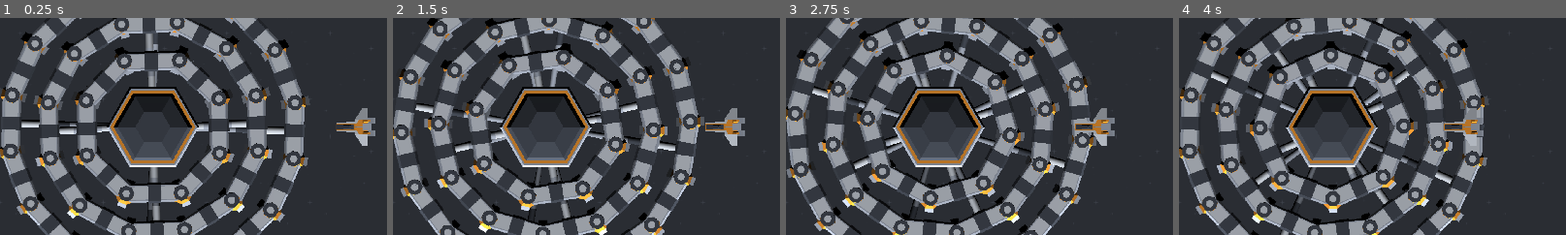
Above: before the commit, frames 1-4 (left to right).
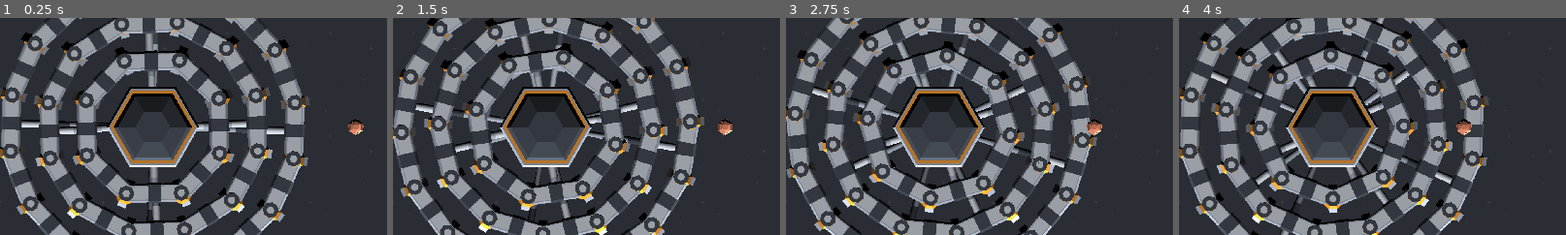
Above: after the commit, the same moments.

Repository: Wrzlprnft/ProtectPortPolyPls
Game: Godot game, scene res://scenes/Main.tscn
Same seed, same stepped clock (60 frames per second), same inputs: the game is played once before the commit and once after it.
Inputs (mouse positions are % of the whole screen's width and height, from its top left):
- Up to frame 1 (0.25 s): no input
- Up to frame 2 (1.5 s): click "Pause" at 0.5 s; click "Restart" at 1.25 s
- Up to frame 3 (2.75 s): click "Restart" at 2 s
- Up to frame 4 (4 s): click "Restart" at 2.75 s; move the mouse to (72, 45) at 3.52 s; click (72, 45) at 3.67 s
The pictures show only the part of the screen within x 20-70%, y 25-75%; the shares and areas given below are measured in that part.

The runs differ from the first frame. In frame 1, 0.8% of the frame differs, in the area x 86-97%, y 41-59%; in frame 2, 0.8%; in frame 3, 0.8%, in the area x 74-85%, y 41-59%; in frame 4, 0.8%.

Commit message:
added basic gameplay

Diff:
--- a/scenes/Enemy.tscn
+++ b/scenes/Enemy.tscn
@@ -1,19 +1,20 @@
-[gd_scene load_steps=3 format=2]
+[gd_scene load_steps=4 format=2]
 
-[ext_resource path="res://assets/models/CraftSpeederA/craft_speederA.obj" type="ArrayMesh" id=1]
+[ext_resource path="res://assets/models/Meteor/meteor_detailed.obj" type="ArrayMesh" id=1]
+[ext_resource path="res://scripts/Enemy.gd" type="Script" id=2]
 
-[sub_resource type="BoxShape" id=1]
-extents = Vector3( 0.185982, 0.259204, 1.05182 )
+[sub_resource type="SphereShape" id=1]
+radius = 0.450676
 
-[node name="Enemy" type="KinematicBody"]
+[node name="Enemy" type="KinematicBody" groups=[
+"enemies",
+]]
+script = ExtResource( 2 )
 
 [node name="MeshInstance" type="MeshInstance" parent="."]
 transform = Transform( -1, 0, -8.74228e-08, 0, 1, 0, 8.74228e-08, 0, -1, 0, 0, 0 )
 mesh = ExtResource( 1 )
 material/0 = null
-material/1 = null
-material/2 = null
-material/3 = null
 
 [node name="CollisionShape" type="CollisionShape" parent="."]
 transform = Transform( 1, 0, 0, 0, 1, 0, 0, 0, 1, 0, 0.375204, 0 )
--- /dev/null
+++ b/scenes/Laserbeam.tscn
@@ -0,0 +1,12 @@
+[gd_scene load_steps=3 format=2]
+
+[ext_resource path="res://assets/laserBlue13.png" type="Texture" id=1]
+[ext_resource path="res://scripts/Laserbeam.gd" type="Script" id=2]
+
+[node name="Laserbeam" type="Spatial"]
+script = ExtResource( 2 )
+
+[node name="Sprite3D" type="Sprite3D" parent="."]
+transform = Transform( 1, 0, 0, 0, 1, 0, 0, 0, 2, 0, 0, -0.5 )
+axis = 1
+texture = ExtResource( 1 )
--- a/scenes/Main.tscn
+++ b/scenes/Main.tscn
@@ -1,7 +1,7 @@
-[gd_scene load_steps=27 format=2]
+[gd_scene load_steps=29 format=2]
 
 [ext_resource path="res://scripts/Main.gd" type="Script" id=1]
-[ext_resource path="res://scripts/Enemy.gd" type="Script" id=2]
+[ext_resource path="res://scenes/Laserbeam.tscn" type="PackedScene" id=2]
 [ext_resource path="res://scenes/Enemy.tscn" type="PackedScene" id=3]
 [ext_resource path="res://assets/ui/metalPanel.png" type="Texture" id=4]
 [ext_resource path="res://scripts/Ring.gd" type="Script" id=5]
@@ -23,6 +23,8 @@
 [ext_resource path="res://scenes/RingSegment2.tscn" type="PackedScene" id=21]
 [ext_resource path="res://scenes/RingSegment1.tscn" type="PackedScene" id=22]
 [ext_resource path="res://scripts/ViewportContainer.gd" type="Script" id=23]
+[ext_resource path="res://assets/crosshair120.png" type="Texture" id=25]
+[ext_resource path="res://assets/ui/turret_double_SE.png" type="Texture" id=26]
 
 [sub_resource type="SphereShape" id=1]
 radius = 1.69884
@@ -325,7 +327,7 @@
 material/1 = null
 
 [node name="rocket_sidesA" type="MeshInstance" parent="ViewportContainer/Viewport/Core"]
-transform = Transform( 1, 0, 0, 0, 1, 0, 0, 0, 1, 0, -6.09192, 0 )
+transform = Transform( 1, 0, 0, 0, 1, 0, 0, 0, 1, 0.0173054, -6.09192, -0.00317733 )
 mesh = ExtResource( 18 )
 material/0 = null
 material/1 = null
@@ -606,6 +608,9 @@
 material/0 = null
 material/1 = null
 material/2 = null
+
+[node name="Enemy" parent="ViewportContainer/Viewport" instance=ExtResource( 3 )]
+transform = Transform( 1, 0, 0, 0, 1, 0, 0, 0, 1, 11, 0, 0 )
 
 [node name="Camera" type="Camera" parent="ViewportContainer/Viewport"]
 transform = Transform( 1, 0, 0, 0, -2.86632e-10, 1, 0, -1, -2.86632e-10, 0, 7.61737, 0 )
@@ -614,10 +619,6 @@
 fov = 120.0
 size = 23.1
 
-[node name="Enemy" parent="ViewportContainer/Viewport" instance=ExtResource( 3 )]
-transform = Transform( 1, 0, 0, 0, 1, 0, 0, 0, 1, 11, 0, 0 )
-script = ExtResource( 2 )
-
 [node name="BakedLightmap" type="BakedLightmap" parent="ViewportContainer/Viewport"]
 extents = Vector3( 25, 19, 20 )
 
@@ -626,3 +627,41 @@
 
 [node name="WorldEnvironment" type="WorldEnvironment" parent="ViewportContainer/Viewport"]
 environment = SubResource( 3 )
+
+[node name="Laserbeam" parent="ViewportContainer/Viewport" instance=ExtResource( 2 )]
+
+[node name="Mount" type="TextureRect" parent="ViewportContainer"]
+visible = false
+modulate = Color( 1, 0, 0, 1 )
+texture = ExtResource( 25 )
+
+[node name="NinePatchRect" type="NinePatchRect" parent="ViewportContainer"]
+visible = false
+anchor_left = 0.5
+anchor_top = 0.5
+anchor_right = 0.5
+anchor_bottom = 0.5
+margin_left = -50.0
+margin_top = -50.0
+margin_right = 50.0
+margin_bottom = 50.0
+texture = ExtResource( 4 )
+patch_margin_left = 10
+patch_margin_top = 10
+patch_margin_right = 10
+patch_margin_bottom = 10
+
+[node name="Button" type="Button" parent="ViewportContainer/NinePatchRect"]
+anchor_left = 0.1
+anchor_top = 0.1
+anchor_right = 0.9
+anchor_bottom = 0.9
+margin_right = 12.0
+margin_bottom = 20.0
+rect_scale = Vector2( 0.767, 0.798 )
+icon = ExtResource( 26 )
+__meta__ = {
+"_edit_use_anchors_": false
+}
+
+[connection signal="pressed" from="ViewportContainer/NinePatchRect/Button" to="ViewportContainer" method="_on_Button_pressed"]
--- a/scenes/RingSegment1.tscn
+++ b/scenes/RingSegment1.tscn
@@ -1,15 +1,20 @@
-[gd_scene load_steps=3 format=2]
+[gd_scene load_steps=5 format=2]
 
 [ext_resource path="res://assets/models/Ring/machine_barrelLarge.obj" type="ArrayMesh" id=1]
 [ext_resource path="res://assets/models/Ring/hangar_largeB.obj" type="ArrayMesh" id=2]
+[ext_resource path="res://scripts/TurretMount.gd" type="Script" id=3]
+
+[sub_resource type="CapsuleShape" id=1]
+radius = 0.4
 
 [node name="RingSegment3" type="Spatial"]
 
 [node name="Spatial" type="Spatial" parent="."]
 transform = Transform( 1, 0, 0, 0, 1, 0, 0, 0, 1, 3.5, 0, 0 )
 
-[node name="TurretMount" type="Spatial" parent="Spatial"]
+[node name="TurretMount" type="StaticBody" parent="Spatial"]
 transform = Transform( 1.84776, 0, -0.765367, 0, 1.01, 0, 0.765367, 0, 1.84776, 0, 0, 1.5 )
+script = ExtResource( 3 )
 
 [node name="machine_barrelLarge" type="MeshInstance" parent="Spatial/TurretMount"]
 transform = Transform( -1, 8.74228e-08, 0, -8.74228e-08, -1, 0, 0, 0, 1, 0, 0, 0 )
@@ -25,6 +30,13 @@
 material/1 = null
 material/2 = null
 material/3 = null
+
+[node name="CollisionShape" type="CollisionShape" parent="Spatial/TurretMount"]
+transform = Transform( 1, 0, 0, 0, -4.37114e-08, -1, 0, 1, -4.37114e-08, 0, 0, 0 )
+shape = SubResource( 1 )
+
+[node name="Position" type="Position3D" parent="Spatial/TurretMount"]
+transform = Transform( -1.49012e-08, 0, 1, 0, 1, 0, -1, 0, -1.49012e-08, 0, 0.5, 0 )
 
 [node name="MeshInstance" type="MeshInstance" parent="Spatial"]
 transform = Transform( 0.5, 0, 0, 0, 0.5, 0, 0, 0, 1, 0, 0, 0 )
@@ -53,3 +65,6 @@
 material/7 = null
 material/8 = null
 material/9 = null
+
+[connection signal="mouse_entered" from="Spatial/TurretMount" to="Spatial/TurretMount" method="_on_TurretMount_mouse_entered"]
+[connection signal="mouse_exited" from="Spatial/TurretMount" to="Spatial/TurretMount" method="_on_TurretMount_mouse_exited"]
--- a/scenes/RingSegment2.tscn
+++ b/scenes/RingSegment2.tscn
@@ -1,15 +1,21 @@
-[gd_scene load_steps=3 format=2]
+[gd_scene load_steps=5 format=2]
 
 [ext_resource path="res://assets/models/Ring/machine_barrelLarge.obj" type="ArrayMesh" id=1]
 [ext_resource path="res://assets/models/Ring/hangar_largeB.obj" type="ArrayMesh" id=2]
+[ext_resource path="res://scripts/TurretMount.gd" type="Script" id=3]
+
+[sub_resource type="CapsuleShape" id=1]
+radius = 0.4
 
 [node name="RingSegment3" type="Spatial"]
 
 [node name="Spatial" type="Spatial" parent="."]
 transform = Transform( 1, 0, 0, 0, 1, 0, 0, 0, 1, 5.5, 0, 0 )
 
-[node name="TurretMount" type="Spatial" parent="Spatial"]
+[node name="TurretMount" type="StaticBody" parent="Spatial"]
 transform = Transform( 1.93185, 0, -0.517638, 0, 1.01, 0, 0.517638, 0, 1.93185, 0, 0, 1.5 )
+script = ExtResource( 3 )
+ring_id = 2
 
 [node name="machine_barrelLarge" type="MeshInstance" parent="Spatial/TurretMount"]
 transform = Transform( -1, 8.74228e-08, 0, -8.74228e-08, -1, 0, 0, 0, 1, 0, 0, 0 )
@@ -25,6 +31,13 @@
 material/1 = null
 material/2 = null
 material/3 = null
+
+[node name="CollisionShape" type="CollisionShape" parent="Spatial/TurretMount"]
+transform = Transform( 1, 0, 0, 0, -4.37114e-08, -1, 0, 1, -4.37114e-08, 0, 0, 0 )
+shape = SubResource( 1 )
+
+[node name="Position" type="Position3D" parent="Spatial/TurretMount"]
+transform = Transform( -1.49012e-08, 0, 1, 0, 1, 0, -1, 0, -1.49012e-08, 0, 0.5, 0 )
 
 [node name="MeshInstance" type="MeshInstance" parent="Spatial"]
 transform = Transform( 0.5, 0, 0, 0, 0.5, 0, 0, 0, 1, 0, 0, 0 )
@@ -53,3 +66,6 @@
 material/7 = null
 material/8 = null
 material/9 = null
+
+[connection signal="mouse_entered" from="Spatial/TurretMount" to="Spatial/TurretMount" method="_on_TurretMount_mouse_entered"]
+[connection signal="mouse_exited" from="Spatial/TurretMount" to="Spatial/TurretMount" method="_on_TurretMount_mouse_exited"]
--- a/scenes/RingSegment3.tscn
+++ b/scenes/RingSegment3.tscn
@@ -5,7 +5,7 @@
 [ext_resource path="res://scripts/TurretMount.gd" type="Script" id=3]
 
 [sub_resource type="CapsuleShape" id=1]
-radius = 0.33
+radius = 0.4
 
 [node name="RingSegment3" type="Spatial"]
 
@@ -15,6 +15,7 @@
 [node name="TurretMount" type="StaticBody" parent="Spatial"]
 transform = Transform( 1.96157, 0, -0.390181, 0, 1.01, 0, 0.390181, 0, 1.96157, 0, 0, 1.5 )
 script = ExtResource( 3 )
+ring_id = 3
 
 [node name="machine_barrelLarge" type="MeshInstance" parent="Spatial/TurretMount"]
 transform = Transform( -1, 8.74228e-08, 0, -8.74228e-08, -1, 0, 0, 0, 1, 0, 0, 0 )
@@ -34,6 +35,9 @@
 [node name="CollisionShape" type="CollisionShape" parent="Spatial/TurretMount"]
 transform = Transform( 1, 0, 0, 0, -4.37114e-08, -1, 0, 1, -4.37114e-08, 0, 0, 0 )
 shape = SubResource( 1 )
+
+[node name="Position" type="Position3D" parent="Spatial/TurretMount"]
+transform = Transform( -1.49012e-08, 0, 1, 0, 1, 0, -1, 0, -1.49012e-08, 0, 0.5, 0 )
 
 [node name="MeshInstance" type="MeshInstance" parent="Spatial"]
 transform = Transform( 0.5, 0, 0, 0, 0.5, 0, 0, 0, 1, 0, 0, 0 )
@@ -64,3 +68,4 @@
 material/9 = null
 
 [connection signal="mouse_entered" from="Spatial/TurretMount" to="Spatial/TurretMount" method="_on_TurretMount_mouse_entered"]
+[connection signal="mouse_exited" from="Spatial/TurretMount" to="Spatial/TurretMount" method="_on_TurretMount_mouse_exited"]
--- /dev/null
+++ b/scenes/Turret.tscn
@@ -0,0 +1,27 @@
+[gd_scene load_steps=4 format=2]
+
+[ext_resource path="res://assets/models/Turrets/turret_double.obj" type="ArrayMesh" id=1]
+[ext_resource path="res://scripts/Turret.gd" type="Script" id=2]
+
+[sub_resource type="CylinderShape" id=1]
+radius = 7.5
+height = 42.0
+
+[node name="Turret" type="Area"]
+script = ExtResource( 2 )
+
+[node name="CollisionShape" type="CollisionShape" parent="."]
+shape = SubResource( 1 )
+
+[node name="MeshInstance" type="MeshInstance" parent="."]
+transform = Transform( -1, 0, -8.74228e-08, 0, 1, 0, 8.74228e-08, 0, -1, 0, 0, 0 )
+mesh = ExtResource( 1 )
+material/0 = null
+material/1 = null
+material/2 = null
+material/3 = null
+material/4 = null
+material/5 = null
+
+[connection signal="body_entered" from="." to="." method="_on_Turret_body_entered"]
+[connection signal="body_exited" from="." to="." method="_on_Turret_body_exited"]
--- a/scripts/Enemy.gd
+++ b/scripts/Enemy.gd
@@ -3,6 +3,8 @@
 
 export var velocity := 1
 var target := Vector3.ZERO
+
+var health := 3
 
 # Called when the node enters the scene tree for the first time.
 func _ready():
--- a/scripts/Events.gd
+++ b/scripts/Events.gd
@@ -4,3 +4,10 @@
 
 signal game_started()
 signal game_stopped()
+
+signal mount_entered(mount,ring_id)
+signal mount_exited(mount)
+signal mount_positon(pos)
+signal mount_selected()
+signal mount_deselected()
+signal build_turret(id)
--- /dev/null
+++ b/scripts/Laserbeam.gd
@@ -0,0 +1,21 @@
+extends Spatial
+
+
+var origin
+var target
+
+
+# Called when the node enters the scene tree for the first time.
+func _ready():
+	pass # Replace with function body.
+
+func fire(o,t) -> void:
+	origin = o
+	target = t
+	var s = Vector3(1.0,1.0,to_local(target.to_global(Vector3.ZERO)).length())
+	scale_object_local(s)
+	look_at(target.to_global(Vector3.ZERO),Vector3.UP)
+	yield(get_tree().create_timer(0.2), "timeout")
+	#TODO damage
+	get_parent().remove_child(self)
+	free()
--- a/scripts/Main.gd
+++ b/scripts/Main.gd
@@ -1,6 +1,14 @@
 extends Node
 
 var health := 10 setget set_health
+
+var current_mount = null
+var current_ring_id = 0
+var tracked_mount = null
+var tracked_ring_id = 0
+var mount_tracking := false
+
+var turret_scene = preload("res://scenes/Turret.tscn")
 
 func set_health (newHealth) -> void:
 	health = newHealth
@@ -9,15 +17,49 @@
 func change_health(delta) -> void:
 	set_health(health + delta)
 
+func set_current_mount(mount,ring_id) -> void:
+	current_mount = mount
+	current_ring_id = ring_id
+
+func clear_current_mount(mount) -> void:
+	current_mount = null
+
+func clear_mount_tracking() -> void:
+	tracked_ring_id = 0
+	tracked_mount = null
+	mount_tracking = false
 
 # Called when the node enters the scene tree for the first time.
 func _ready():
+	Events.connect("mount_entered",self,"set_current_mount")
+	Events.connect("mount_exited",self,"clear_current_mount")
+	Events.connect("mount_deselected",self,"clear_mount_tracking")
+	Events.connect("build_turret",self,"build_turret")
 	Events.emit_signal("game_started")
 
+func _input(event):
+	if event is InputEventMouseButton and current_mount:
+		if event.button_index == BUTTON_LEFT && event.pressed:
+			tracked_mount = current_mount
+			tracked_ring_id = current_ring_id
+			mount_tracking = true
+			Events.emit_signal("mount_selected")
 
-# Called every frame. 'delta' is the elapsed time since the previous frame.
-#func _process(delta):
-#	pass
+func _process(delta):
+	if mount_tracking and tracked_mount:
+		var pos = tracked_mount.to_global(Vector3.ZERO)
+		Events.emit_signal("mount_positon",pos)
+
+func build_turret(id) -> void:
+	var turret = turret_scene.instance()
+	var ring = $ViewportContainer/Viewport/Ring1
+	match tracked_ring_id:
+		2:
+			ring = $ViewportContainer/Viewport/Ring2
+		3:
+			ring = $ViewportContainer/Viewport/Ring3
+	ring.add_child(turret)
+	turret.translate(ring.to_local(tracked_mount.to_global(Vector3.ZERO)))
 
 # spawn enemies
 # track health
--- /dev/null
+++ b/scripts/Turret.gd
@@ -0,0 +1,42 @@
+extends Area
+
+
+var enemies = []
+
+var laser_scene = preload("res://scenes/Laserbeam.tscn")
+
+var cooldown = 0
+
+
+# Called when the node enters the scene tree for the first time.
+func _ready():
+	pass # Replace with function body.
+
+
+# Called every frame. 'delta' is the elapsed time since the previous frame.
+func _process(delta):
+	if enemies.empty():
+		return
+	var closest = enemies.front()
+	var distance = closest.to_global(Vector3.ZERO)
+	for enemy in enemies:
+		var d = enemy.to_global(Vector3.ZERO)
+		if d.length() < distance.length():
+			closest = enemy
+			distance = d
+	look_at(Vector3(closest.to_global(Vector3.ZERO).x,to_global(Vector3.ZERO).y,closest.to_global(Vector3.ZERO).z),Vector3.UP)
+	if cooldown == 0:
+		var laserbeam = laser_scene.instance()
+		add_child(laserbeam)
+		laserbeam.fire(self,closest)
+		cooldown = 1*60
+	else:
+		cooldown -=1
+
+func _on_Turret_body_entered(body):
+	if body.is_in_group("enemies"):
+		enemies.append(body)
+
+func _on_Turret_body_exited(body):
+	if enemies.count(body) != 0:
+		enemies.erase(body)
--- a/scripts/TurretMount.gd
+++ b/scripts/TurretMount.gd
@@ -1,9 +1,6 @@
 extends StaticBody
 
-
-# Declare member variables here. Examples:
-# var a = 2
-# var b = "text"
+export var ring_id = 1
 
 
 # Called when the node enters the scene tree for the first time.
@@ -17,4 +14,8 @@
 
 
 func _on_TurretMount_mouse_entered():
-	print("bloop")
+	Events.emit_signal("mount_entered",$Position,ring_id)
+
+
+func _on_TurretMount_mouse_exited():
+	Events.emit_signal("mount_exited",$Position)
--- a/scripts/ViewportContainer.gd
+++ b/scripts/ViewportContainer.gd
@@ -1,4 +1,10 @@
 extends ViewportContainer
+
+func _ready():
+	Events.connect("mount_positon",self,"update_mount_position")
+	Events.connect("mount_selected",self,"show_turret_menu")
+	Events.connect("mount_deselected",self,"hide_turret_menu")
+
 
 func _input( event ):
 	if event is InputEventMouse:
@@ -7,3 +13,19 @@
 		$Viewport.unhandled_input(mouseEvent)
 	else:
 		$Viewport.unhandled_input(event)
+
+func update_mount_position(pos):
+	$Mount.rect_global_position = $Viewport/Camera.unproject_position(pos) - $Mount.rect_size/2.0
+
+func show_turret_menu() -> void:
+	$Mount.show()
+	$NinePatchRect.show()
+
+func hide_turret_menu() -> void:
+	$Mount.hide()
+	$NinePatchRect.hide()
+
+
+func _on_Button_pressed():
+	Events.emit_signal("build_turret",-1)
+	Events.emit_signal("mount_deselected")
Binary file added: assets/crosshair120.png
Not shown, added: assets/crosshair120.png.import
Binary file added: assets/laserBlue13.png
Not shown, added: assets/laserBlue13.png.import
Not shown, added: assets/models/Meteor/meteor_detailed.mtl
Not shown, added: assets/models/Meteor/meteor_detailed.obj
Not shown, added: assets/models/Meteor/meteor_detailed.obj.import
Not shown, added: assets/models/Turrets/turret_double.mtl
Not shown, added: assets/models/Turrets/turret_double.obj
Not shown, added: assets/models/Turrets/turret_double.obj.import
Binary file added: assets/ui/turret_double_SE.png
Not shown, added: assets/ui/turret_double_SE.png.import
